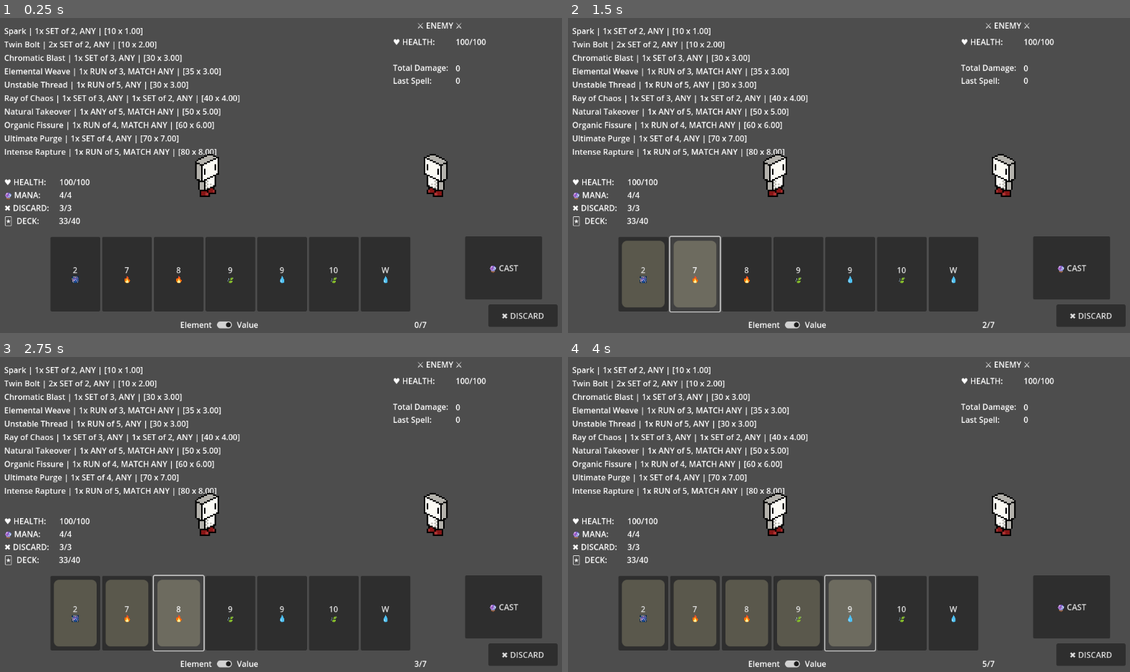
Above: before the commit, frames 1-4 (two rows, left to right).
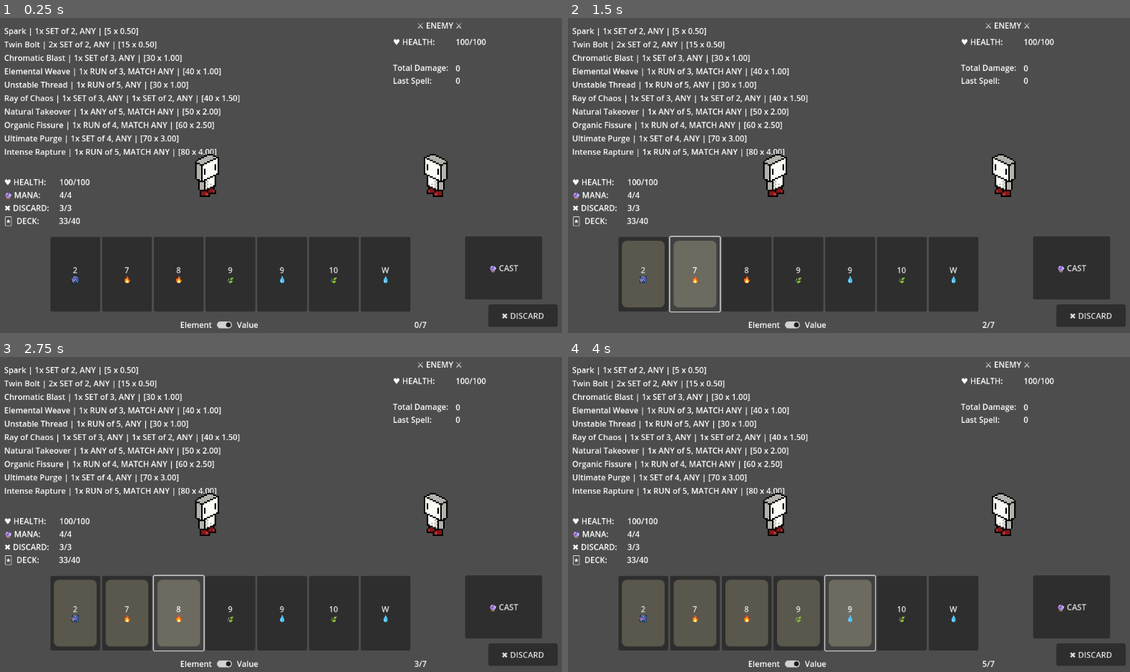
Above: after the commit, the same moments.

Repository: itsdotnickscott/wizard_card_game
Game: Godot game, scene res://scenes/battle.tscn
Two runs of this game, one before a commit and one after it. Both use one fixed random seed, a clock stepped at 60 frames per second and the inputs below.
Inputs:
- Up to frame 1 (0.25 s): no input
- Up to frame 2 (1.5 s): click "2 🎆" at 0.5 s; click "7 🔥" at 1.25 s
- Up to frame 3 (2.75 s): click "8 🔥" at 2 s
- Up to frame 4 (4 s): click "9 🍃" at 2.75 s; click "9 💧" at 3.5 s

The runs differ from the first frame. In frame 1, 0.2% of the frame differs, in the area x 18-42%, y 3-44%; in frame 2, 0.2%; in frame 3, 0.2%; in frame 4, 0.2%.

Commit message:
multis halved
less damage in game

Diff:
--- a/scripts/spell.gd
+++ b/scripts/spell.gd
@@ -53,61 +53,61 @@
 		"spark": Spell.new(
 			"Spark",
 			[Spell.RankCombo.SET], [Spell.ElemCombo.ANY],
-			[2], [1], 10, 1.0
+			[2], [1], 5, 0.5
 		),
 
 		"bolt": Spell.new(
 			"Twin Bolt",
 			[Spell.RankCombo.SET], [Spell.ElemCombo.ANY],
-			[2], [2], 10, 2.0
+			[2], [2], 15, 0.5
 		),
 
 		"blast": Spell.new(
 			"Chromatic Blast",
 			[Spell.RankCombo.SET], [Spell.ElemCombo.ANY],
-			[3], [1], 30, 3.0
+			[3], [1], 30, 1.0
 		),
 
 		"weave": Spell.new(
 			"Elemental Weave",
 			[Spell.RankCombo.RUN], [Spell.ElemCombo.MATCH_ANY],
-			[3], [1], 35, 3.0
+			[3], [1], 40, 1.0
 		),
 
 		"thread": Spell.new(
 			"Unstable Thread",
 			[Spell.RankCombo.RUN], [Spell.ElemCombo.ANY],
-			[5], [1], 30, 3.0
+			[5], [1], 30, 1.0
 		),
 
 		"chaos": Spell.new(
 			"Ray of Chaos",
 			[Spell.RankCombo.SET, Spell.RankCombo.SET], [Spell.ElemCombo.ANY, Spell.ElemCombo.ANY],
-			[3, 2], [1, 1], 40, 4.0
+			[3, 2], [1, 1], 40, 1.5
 		),
 
 		"takeover": Spell.new(
 			"Natural Takeover",
 			[Spell.RankCombo.ANY], [Spell.ElemCombo.MATCH_ANY],
-			[5], [1], 50, 5.0
+			[5], [1], 50, 2.0
 		),
 
 		"fissure": Spell.new(
 			"Organic Fissure",
 			[Spell.RankCombo.RUN], [Spell.ElemCombo.MATCH_ANY],
-			[4], [1], 60, 6.0
+			[4], [1], 60, 2.5
 		),
 
 		"purge": Spell.new(
 			"Ultimate Purge",
 			[Spell.RankCombo.SET], [Spell.ElemCombo.ANY],
-			[4], [1], 70, 7.0
+			[4], [1], 70, 3.0
 		),
 
 		"rapture": Spell.new(
 			"Intense Rapture",
 			[Spell.RankCombo.RUN], [Spell.ElemCombo.MATCH_ANY],
-			[5], [1], 80, 8.0
+			[5], [1], 80, 4.0
 		),
 	}
 
